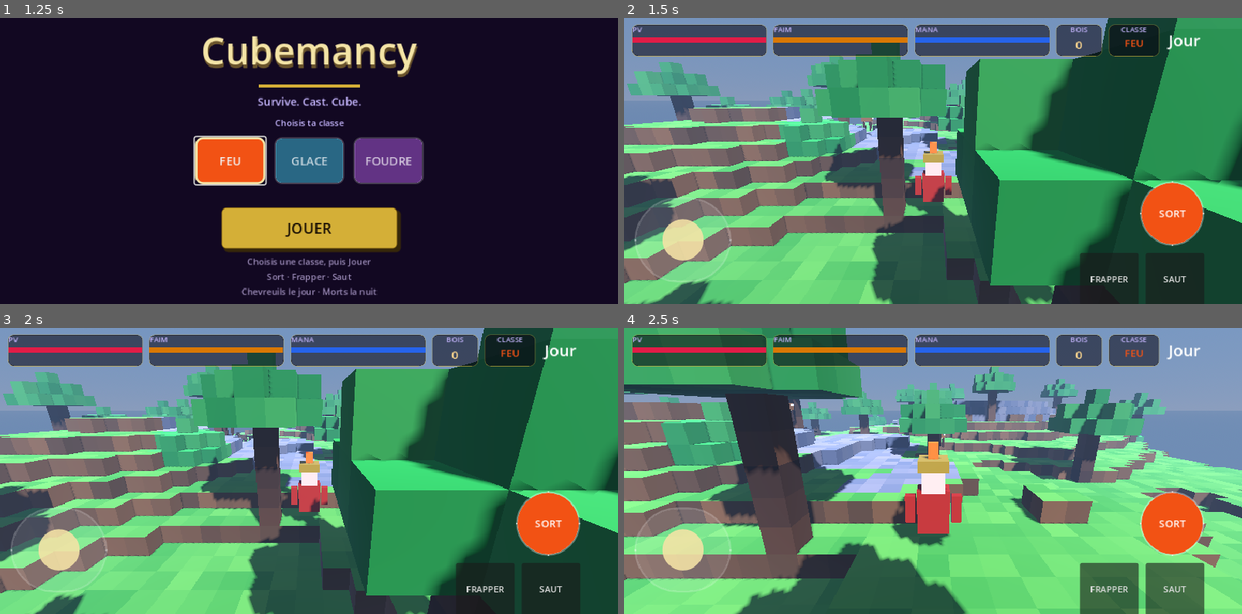
Above: before the commit, frames 1-4 (two rows, left to right).
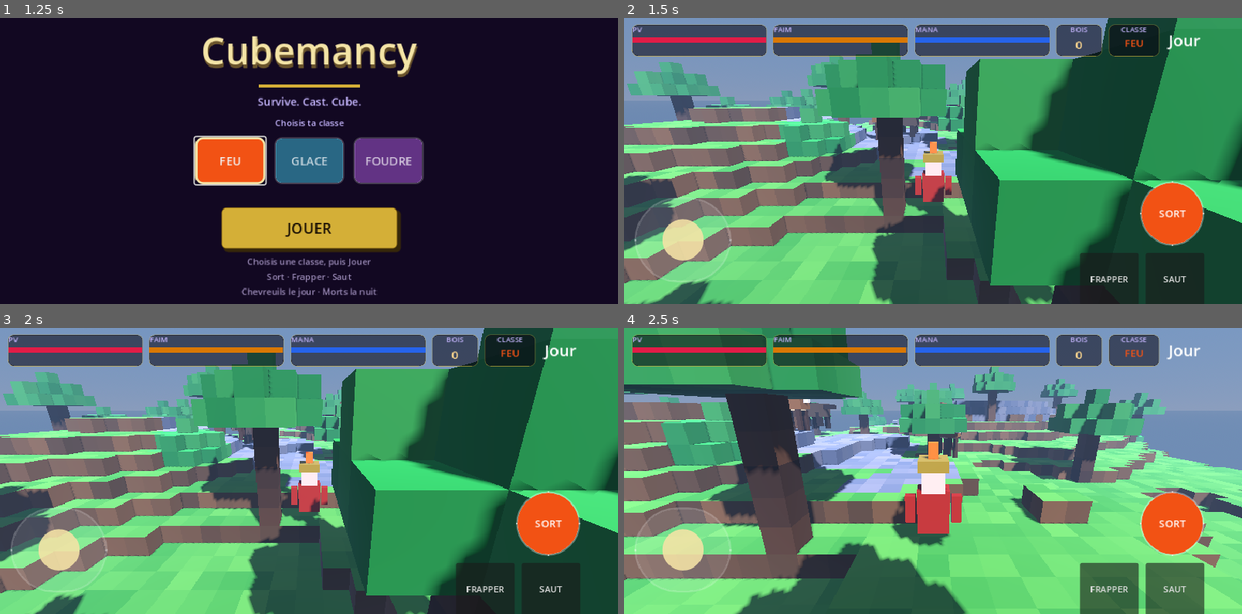
Above: after the commit, the same moments.

Repository: jprivard-baam/mage-duel
Game: Godot game, scene res://scenes/home.tscn
The game is run twice, just before and just after one commit, with the same random seed, the same clock (stepped at 60 frames per second) and the same inputs.
Inputs (mouse positions are in pixels of both pictures, inside the frame that each line leads up to):
- Up to frame 1 (1.25 s): click "FEU" at 0.5 s
- Up to frame 2 (1.5 s): click "JOUER" at 1.25 s
- Up to frame 3 (2 s): no input
- Up to frame 4 (2.5 s): tap Enter (ui_accept) at 2, 2.27 s; move the mouse to (1068, 456) at 2.02 s; hold D from 2.03 s (still down); tap 1 at 2.1 s; click (1068, 456) at 2.17 s

Frame 1 is identical in both runs. In frame 2, 0.2% of the frame differs, in the area x 37-50%, y 34-45%; in frame 3, 0.2%; in frame 4, 0.8%, in the area x 26-55%, y 24-46%.

Commit message:
Loup et chevreuil plus grands, 3 s de grâce au spawn.
Lisibles devant la caméra : corps, pattes, museau, oreilles, queue.

Co-authored-by: jprivard <jprivard-baam@users.noreply.github.com>

Diff:
--- a/autoload/game.gd
+++ b/autoload/game.gd
@@ -34,27 +34,27 @@
 	"slime": {
 		"nom": "Gelée", "hp": 150.0, "degats": 35.0, "vitesse": 2.45,
 		"portee": 1.5, "cooldown": 1.0, "hostile": true, "burns_sun": true,
-		"faim": 8.0, "aggro": 14.0, "hitbox": Vector3(0.7, 0.72, 0.7),
+		"faim": 8.0, "aggro": 14.0, "scale": 1.35, "hitbox": Vector3(0.7, 0.72, 0.7),
 	},
 	"loup": {
 		"nom": "Loup", "hp": 220.0, "degats": 55.0, "vitesse": 3.55,
 		"portee": 1.7, "cooldown": 0.85, "hostile": true, "burns_sun": false,
-		"faim": 12.0, "aggro": 9.0, "hitbox": Vector3(0.46, 0.62, 0.82),
+		"faim": 12.0, "aggro": 9.0, "scale": 1.95, "hitbox": Vector3(0.46, 0.62, 0.82),
 	},
 	"chevreuil": {
 		"nom": "Chevreuil", "hp": 95.0, "degats": 0.0, "vitesse": 4.35,
 		"portee": 0.0, "cooldown": 1.0, "hostile": false, "burns_sun": false,
-		"faim": 45.0, "aggro": 5.4, "hitbox": Vector3(0.42, 0.92, 0.7),
+		"faim": 45.0, "aggro": 5.4, "scale": 1.85, "hitbox": Vector3(0.42, 0.92, 0.7),
 	},
 	"zombie": {
 		"nom": "Zombie", "hp": 190.0, "degats": 40.0, "vitesse": 1.28,
 		"portee": 1.6, "cooldown": 1.45, "hostile": true, "burns_sun": true,
-		"faim": 6.0, "aggro": 12.0, "hitbox": Vector3(0.5, 1.22, 0.42),
+		"faim": 6.0, "aggro": 12.0, "scale": 1.2, "hitbox": Vector3(0.5, 1.22, 0.42),
 	},
 	"squelette": {
 		"nom": "Squelette", "hp": 125.0, "degats": 48.0, "vitesse": 2.75,
 		"portee": 1.9, "cooldown": 0.92, "hostile": true, "burns_sun": true,
-		"faim": 4.0, "aggro": 14.0, "hitbox": Vector3(0.4, 1.28, 0.36),
+		"faim": 4.0, "aggro": 14.0, "scale": 1.22, "hitbox": Vector3(0.4, 1.28, 0.36),
 	},
 }
 
--- a/scripts/enemy.gd
+++ b/scripts/enemy.gd
@@ -14,6 +14,7 @@
 var _wander_t: float = 0.0
 var _wander_dir: Vector3 = Vector3.ZERO
 var _anim: float = 0.0
+var _grace: float = 0.0
 var _leg_nodes: Array[Node3D] = []
 var _leg_base: Array[Vector3] = []
 var _dead: bool = false
@@ -41,11 +42,15 @@
 	if col == null:
 		col = get_node("CollisionShape3D")
 	CritterVoxelsScript.build(kind, model)
+	var scl := float(_spec.get("scale", 1.0))
+	model.scale = Vector3(scl, scl, scl)
 	_cache_legs()
 	var box := BoxShape3D.new()
-	box.size = _spec["hitbox"]
+	var raw: Vector3 = _spec["hitbox"]
+	box.size = raw * scl
 	col.shape = box
 	col.position = Vector3(0.0, box.size.y * 0.5, 0.0)
+	_grace = 3.4
 
 
 func is_hostile() -> bool:
@@ -122,6 +127,7 @@
 	_slow = maxf(0.0, _slow - delta)
 	_attack_cd = maxf(0.0, _attack_cd - delta)
 	_alert = maxf(0.0, _alert - delta)
+	_grace = maxf(0.0, _grace - delta)
 	if _burn > 0.0:
 		_burn -= delta
 		hp -= 8.0 * delta
@@ -147,7 +153,9 @@
 
 	if is_hostile():
 		var aggro := float(_spec.get("aggro", 14.0))
-		if dist < aggro or _alert > 0.0:
+		if _grace > 0.0 and _alert <= 0.0:
+			dir = _wander(delta)
+		elif dist < aggro or _alert > 0.0:
 			if dist > 0.12:
 				dir = to_player.normalized()
 		else:
--- a/scripts/world.gd
+++ b/scripts/world.gd
@@ -33,9 +33,9 @@
 		_sky_mat = env.sky.sky_material
 	Game.night_changed.connect(_on_night_changed)
 	_update_sky()
-	_spawn_ahead("chevreuil", 6.8, -0.42)
-	_spawn_ahead("chevreuil", 7.6, 0.48)
-	_spawn_ahead("loup", 10.5, 0.22)
+	_spawn_ahead("chevreuil", 5.1, -0.38)
+	_spawn_ahead("chevreuil", 5.6, 0.40)
+	_spawn_ahead("loup", 6.4, 0.18)
 
 
 func _physics_process(delta: float) -> void:
Not shown, changed: docs/index.html
Not shown, changed: docs/index.pck
